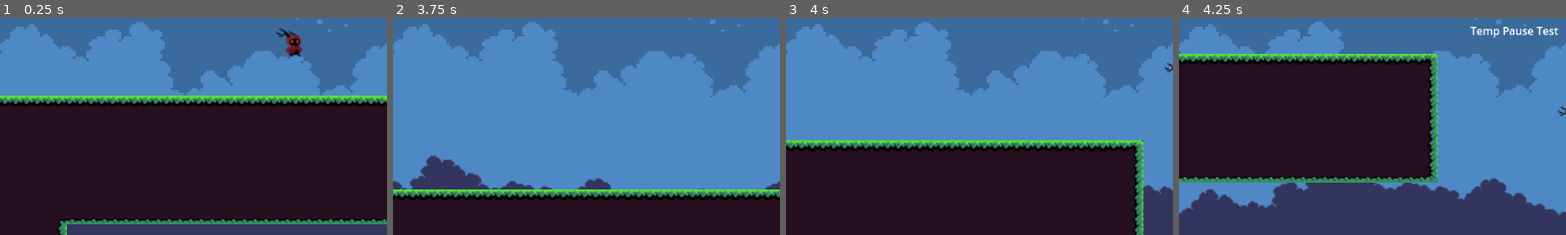
Above: before the commit, frames 1-4 (left to right).
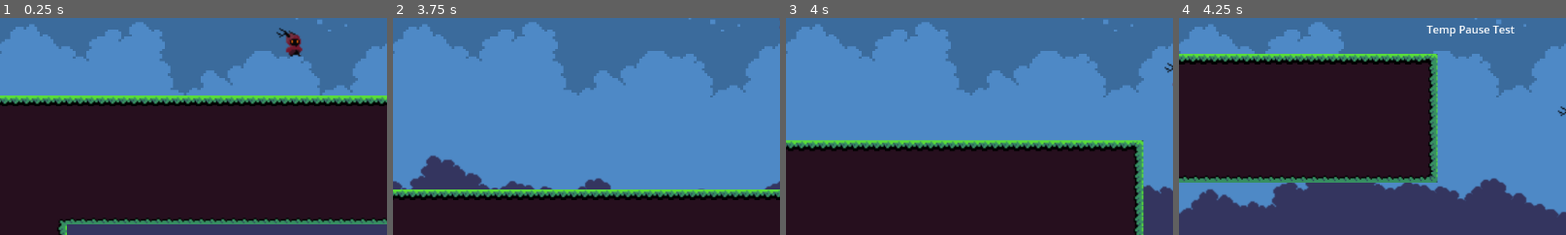
Above: after the commit, the same moments.

Repository: ag-pacier/Serif_Platformer
Game: Godot game, scene res://LevelStuff/Devlevel/devLevel.tscn
Same seed, same stepped clock (60 frames per second), same inputs: the game is played once before the commit and once after it. Sound files missing from this copy of the repository are replaced by a short silence.
Inputs:
- Up to frame 1 (0.25 s): no input
- Up to frame 2 (3.75 s): tap Enter (return_but) at 0.5, 1.35, 2.85 s; hold Right (right) 0.53-2.03 s; tap F (action) at 0.6, 2.1, 3.6 s; tap Space (jump) at 0.77, 1.52, 3.02 s; hold Left (left) 2.03-2.78 s; hold Right (right) from 2.78 s (still down)
- Up to frame 3 (4 s): keep holding Right (right); tap Space (jump) at 3.77 s
- Up to frame 4 (4.25 s): keep holding Right (right); tap Escape (pause) at 4.15 s
The pictures show only the part of the screen within x 12-62%, y 50-100%; the shares and areas given below are measured in that part.

Frames 1-3 are identical in both runs. In frame 4, 0.8% of the frame differs, in the area x 63-98%, y 3-10%.

Commit message:
Started reorganizing HUD and pause

Diff:
--- a/Sprites/HUD/PauseMenu.tscn
+++ b/Sprites/HUD/PauseMenu.tscn
@@ -12,23 +12,37 @@
 grow_vertical = 2
 script = ExtResource("1_qhpok")
 
-[node name="CenterContainer" type="CenterContainer" parent="."]
-layout_mode = 0
-offset_right = 40.0
+[node name="TopLevel" type="VBoxContainer" parent="."]
+layout_mode = 1
+anchors_preset = 5
+anchor_left = 0.5
+anchor_right = 0.5
+offset_left = -65.5
+offset_right = 65.5
 offset_bottom = 40.0
+grow_horizontal = 2
+alignment = 1
 
-[node name="Label" type="Label" parent="CenterContainer"]
+[node name="VBoxContainer" type="VBoxContainer" parent="TopLevel"]
+layout_mode = 2
+size_flags_vertical = 0
+alignment = 1
+
+[node name="Label" type="Label" parent="TopLevel/VBoxContainer"]
 layout_mode = 2
 text = "Temp Pause Test"
 horizontal_alignment = 1
 
-[node name="PrimeMenu" type="CenterContainer" parent="CenterContainer"]
+[node name="CenterContainer" type="CenterContainer" parent="TopLevel"]
 layout_mode = 2
 
-[node name="Settings" type="CenterContainer" parent="CenterContainer"]
+[node name="PrimeMenu" type="CenterContainer" parent="TopLevel/CenterContainer"]
+layout_mode = 2
+
+[node name="Settings" type="CenterContainer" parent="TopLevel/CenterContainer"]
 visible = false
 layout_mode = 2
 
-[node name="SaveLoad" type="CenterContainer" parent="CenterContainer"]
+[node name="SaveLoad" type="CenterContainer" parent="TopLevel/CenterContainer"]
 visible = false
 layout_mode = 2
--- a/UI/HUD.tscn
+++ b/UI/HUD.tscn
@@ -23,17 +23,20 @@
 text_direction = 2
 
 [node name="CenterContainer" type="CenterContainer" parent="."]
-anchors_preset = 8
+anchors_preset = 13
 anchor_left = 0.5
-anchor_top = 0.5
 anchor_right = 0.5
-anchor_bottom = 0.5
-offset_left = -20.0
-offset_top = -20.0
-offset_right = 20.0
-offset_bottom = 20.0
+anchor_bottom = 1.0
 grow_horizontal = 2
 grow_vertical = 2
+
+[node name="MenuContainer" type="CenterContainer" parent="CenterContainer"]
+process_mode = 2
+visible = false
+layout_mode = 2
+
+[node name="PauseMenu" parent="CenterContainer/MenuContainer" instance=ExtResource("2_ijstf")]
+layout_mode = 2
 
 [node name="GmOva" type="RichTextLabel" parent="CenterContainer"]
 visible = false
@@ -48,24 +51,6 @@
 deselect_on_focus_loss_enabled = false
 drag_and_drop_selection_enabled = false
 
-[node name="MenuContainer" type="CenterContainer" parent="CenterContainer"]
-process_mode = 2
-visible = false
-layout_mode = 2
-
-[node name="PauseMenu" parent="CenterContainer/MenuContainer" instance=ExtResource("2_ijstf")]
-layout_mode = 2
-
-[node name="VBoxContainer" type="VBoxContainer" parent="."]
-anchors_preset = 12
-anchor_top = 1.0
-anchor_right = 1.0
-anchor_bottom = 1.0
-grow_horizontal = 2
-grow_vertical = 0
-size_flags_vertical = 3
-alignment = 1
-
 [node name="HealthIncTimer" type="Timer" parent="."]
 wait_time = 0.5
 one_shot = true
